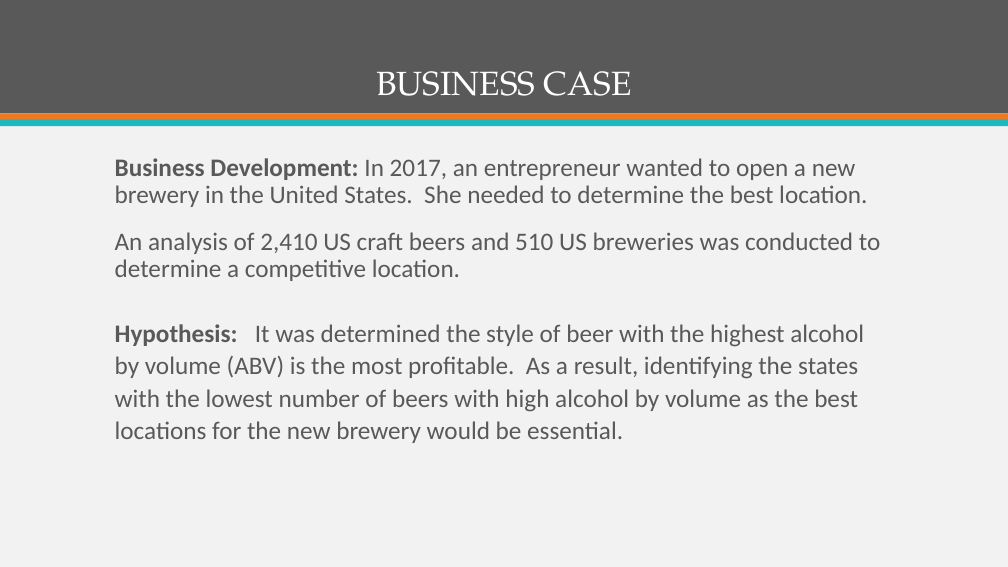
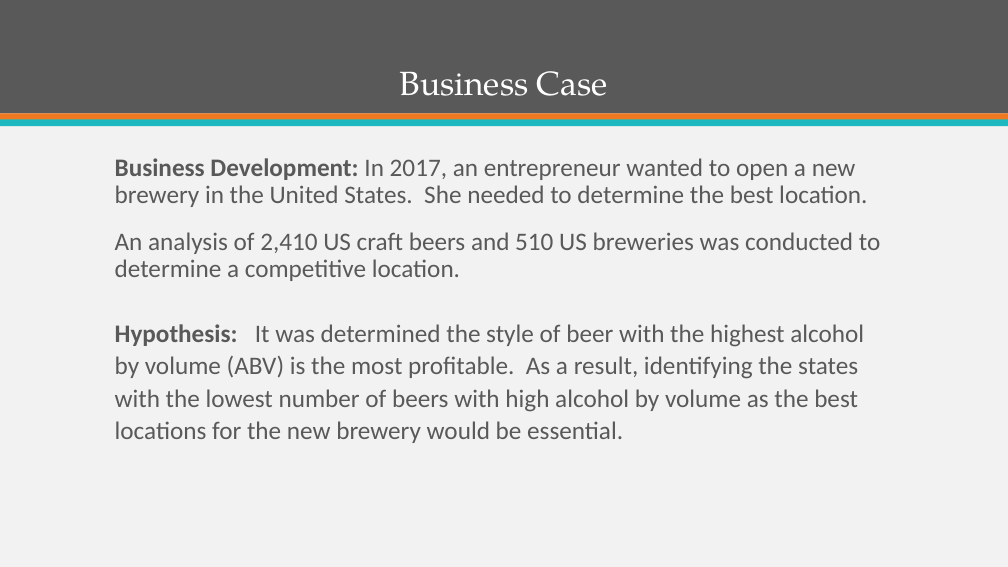
Before and after one commit to ItsGreyedOut/Brewery-Startup, a slide deck: slide 3 of presentation.pptx. Drawn at 1008x567 pixels with LibreOffice and Linux fonts; fonts in the diff are those of the drawing. Boxes give left, top, right and bottom in pixels: in the first picture for what was removed or moved away, otherwise in the second. Text is boxed around its words. In the diff, an @@ line names an element or a change of style, - is before the commit and + after.

```diff
--- a/presentation.pptx
+++ b/presentation.pptx
@@ title at (x1=400, y1=71, x2=608, y2=96): text changed @@
-BUSINESS CASE
+Business Case
```
Also in this commit, not shown: 6 other slides changed, 2 other files.
